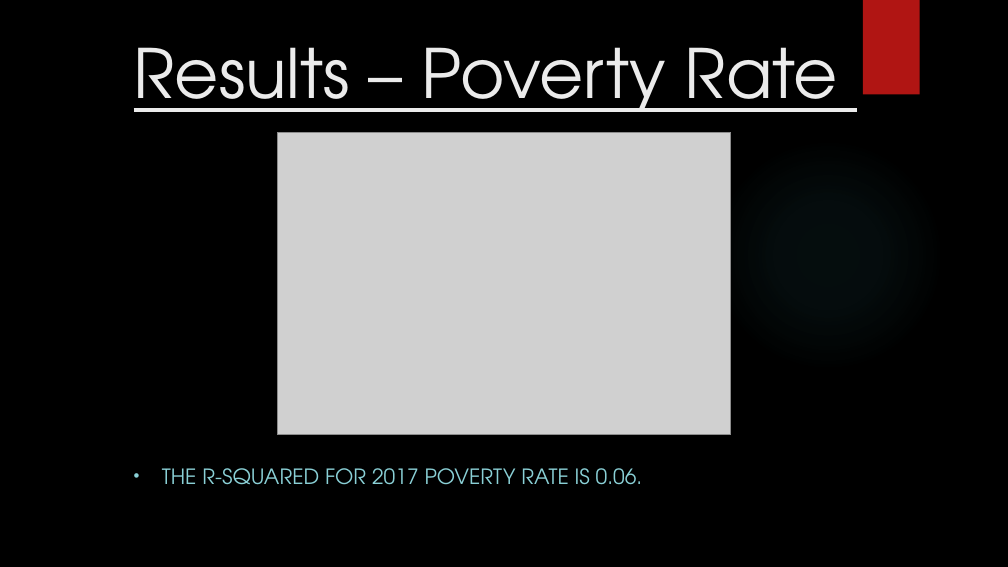
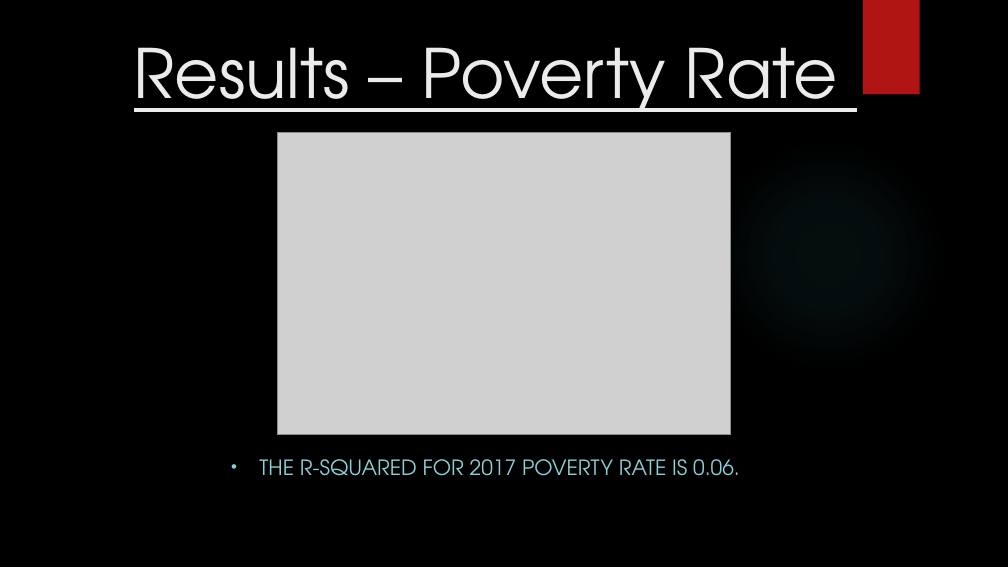
Before and after one commit to Falcon-d/Project-1-Broadband-Access, a slide deck: slide 13 of Project 1 Deck.pptx. Drawn at 1008x567 pixels with LibreOffice and Linux fonts; fonts in the diff are those of the drawing; grey boxes stand for pictures; background and template pictures are left out. Boxes give left, top, right and bottom in pixels: in the first picture for what was removed or moved away, otherwise in the second. Text is boxed around its words. In the diff, an @@ line names an element or a change of style, - is before the commit and + after.

```diff
--- a/Project 1 Deck.pptx
+++ b/Project 1 Deck.pptx
@@ subtitle "THE R-SQUARED FOR 2017 POVERTY ...": place and size @@
-subtitle "THE R-SQUARED FOR 2017 POVERTY ..." at (162,468,643,485)
+subtitle "THE R-SQUARED FOR 2017 POVERTY ..." at (259,459,740,476)
```
Also in this commit, not shown: 8 other slides changed.
